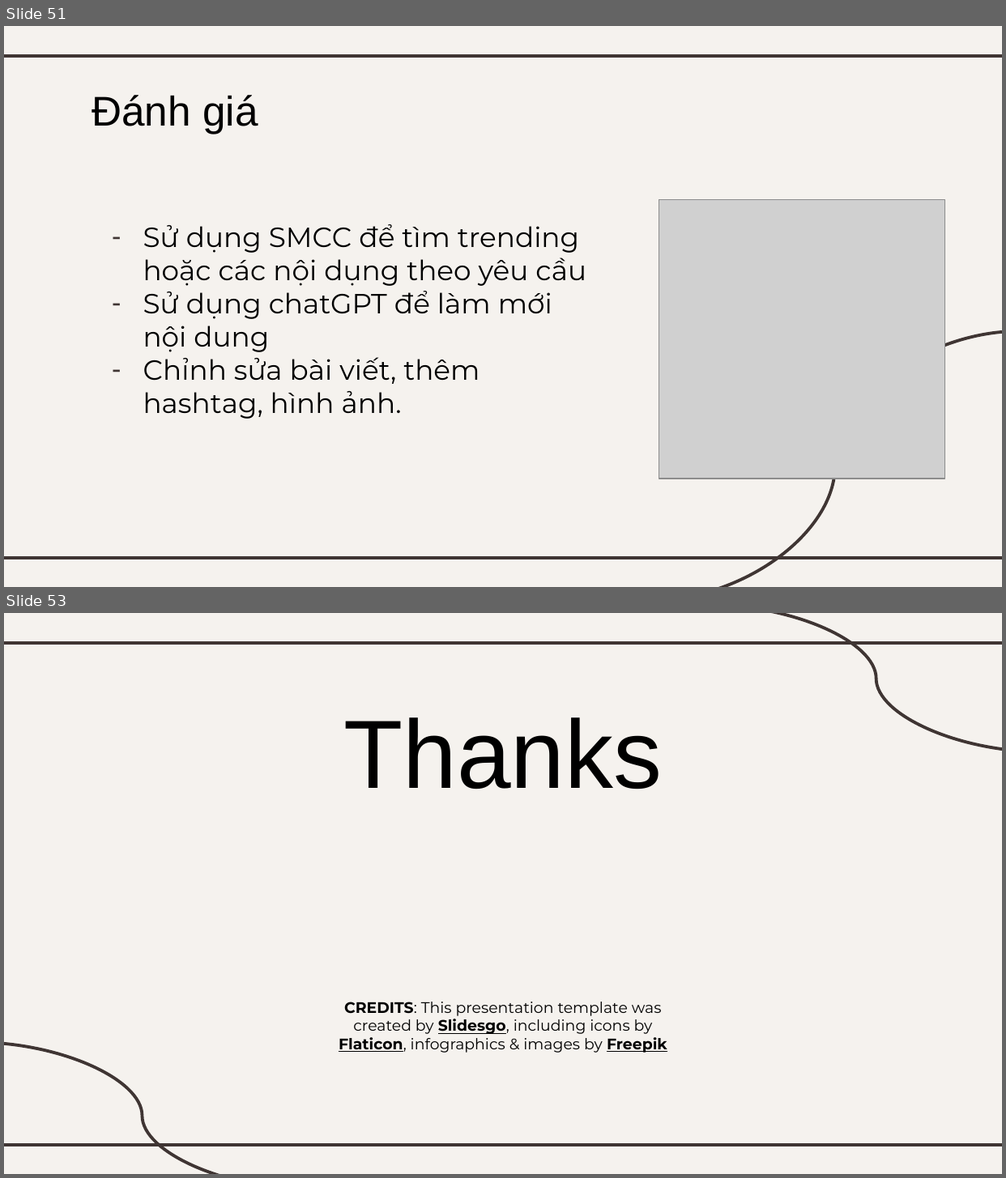
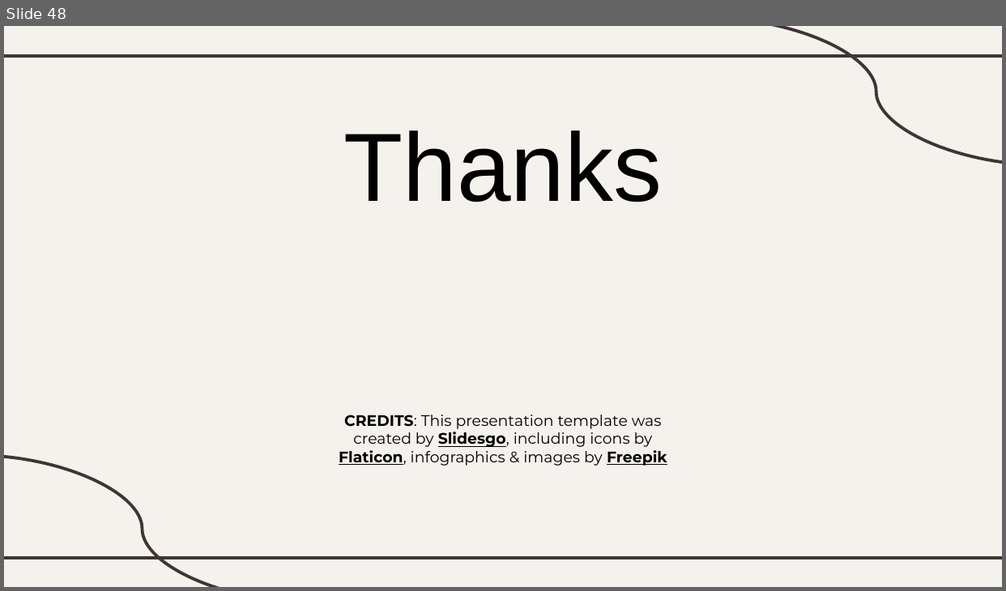
Before and after one commit to serifinal/Lifelong-ML-Naive-Bayes, a slide deck: slide.pptx. Shown one above the other, each under a label of ours: slides 51 and 53 before the commit, slide 48 after it; the slides between them are not shown. The pictures are 1006x1178 and 1006x591 pixels, drawn with LibreOffice and Linux fonts; fonts in the diff are those of the drawing; grey boxes stand for pictures. Boxes give left, top, right and bottom in pixels: in the first picture for what was removed or moved away, otherwise in the second. Text is boxed around its words. In the diff, an @@ line names an element or a change of style, - is before the commit and + after.

```diff
--- a/slide.pptx
+++ b/slide.pptx
@@ slide 51 removed at (4, 26, 1002, 587), background #F5F2EE; not listed: 2 template elements that a slide beside it also shows @@
@@ title removed at (91, 95, 258, 134) @@
-Đánh giá
@@ picture removed at (658, 199, 944, 478) @@
@@ subtitle removed at (143, 224, 586, 419) @@
-– Sử dụng SMCC để tìm trending hoặc các nội dụng theo yêu cầu
-– Sử dụng chatGPT để làm mới nội dung
-– Chỉnh sửa bài viết, thêm hashtag, hình ảnh.
@@ curved line removed from (1002, 331) to (650, 587) @@
@@ what was slide 53 is now slide 48 @@
```
Also in this commit, not shown: 10 slides changed, 9 slides added, 13 other slides removed, 1 other file.
